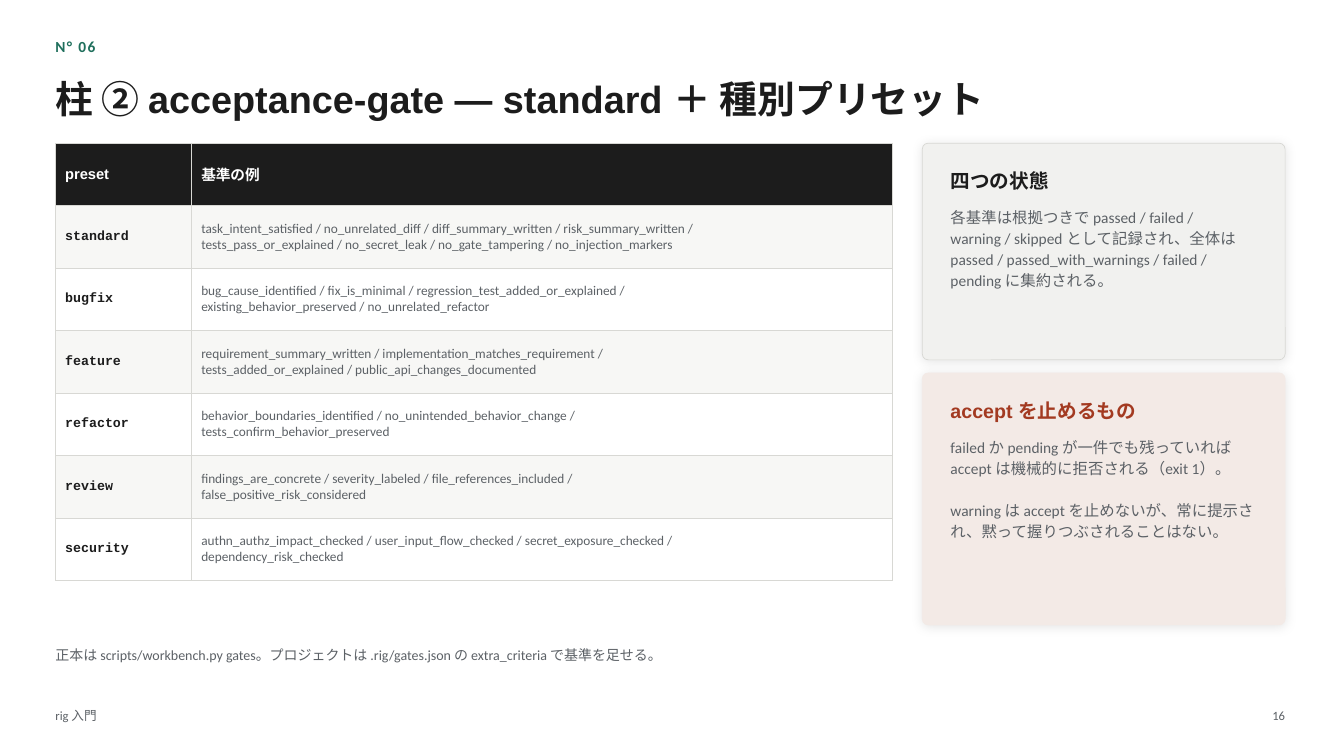
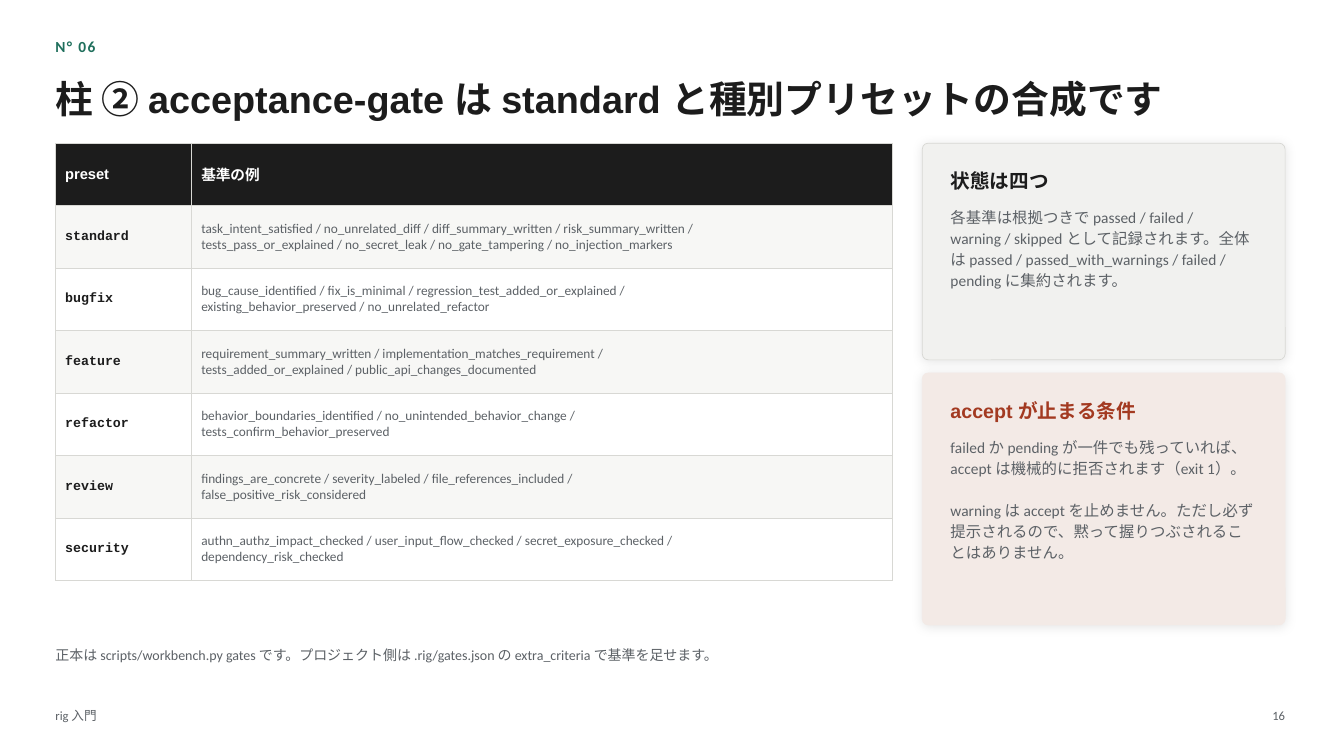
Before and after one commit to itoh-shun/rig, a slide deck: slide 16 of docs/onboarding/rig-intro.ja.pptx. Drawn at 1344x756 pixels with LibreOffice and Linux fonts; fonts in the diff are those of the drawing. Boxes give left, top, right and bottom in pixels: in the first picture for what was removed or moved away, otherwise in the second. Text is boxed around its words. In the diff, an @@ line names an element or a change of style, - is before the commit and + after.

```diff
--- a/docs/onboarding/rig-intro.ja.pptx
+++ b/docs/onboarding/rig-intro.ja.pptx
@@ text at [55, 80, 1162, 121]: text changed @@
-柱 ② acceptance-gate — standard ＋ 種別プリセット
+柱 ② acceptance-gate は standard と種別プリセットの合成です
@@ text at [950, 171, 1048, 190]: text changed @@
-四つの状態
+状態は四つ
@@ text at [950, 210, 1249, 289]: text changed @@
-各基準は根拠つきで passed / failed / warning / skipped として記録され、全体は passed / passed_with_warnings / failed / pending に集約される。
+各基準は根拠つきで passed / failed / warning / skipped として記録されます。全体は passed / passed_with_warnings / failed / pending に集約されます。
@@ text at [950, 401, 1136, 422]: text changed @@
-accept を止めるもの
+accept が止まる条件
@@ text at [950, 440, 1254, 559]: text changed @@
-failed か pending が一件でも残っていれば accept は機械的に拒否される（exit 1）。
-warning は accept を止めないが、常に提示され、黙って握りつぶされることはない。
+failed か pending が一件でも残っていれば、accept は機械的に拒否されます（exit 1）。
+warning は accept を止めません。ただし必ず提示されるので、黙って握りつぶされることはありません。
@@ text at [55, 648, 718, 663]: text changed @@
-正本は scripts/workbench.py gates。プロジェクトは .rig/gates.json の extra_criteria で基準を足せる。
+正本は scripts/workbench.py gates です。プロジェクト側は .rig/gates.json の extra_criteria で基準を足せます。
```
Also in this commit, not shown: 30 other slides changed, 4 other files.
